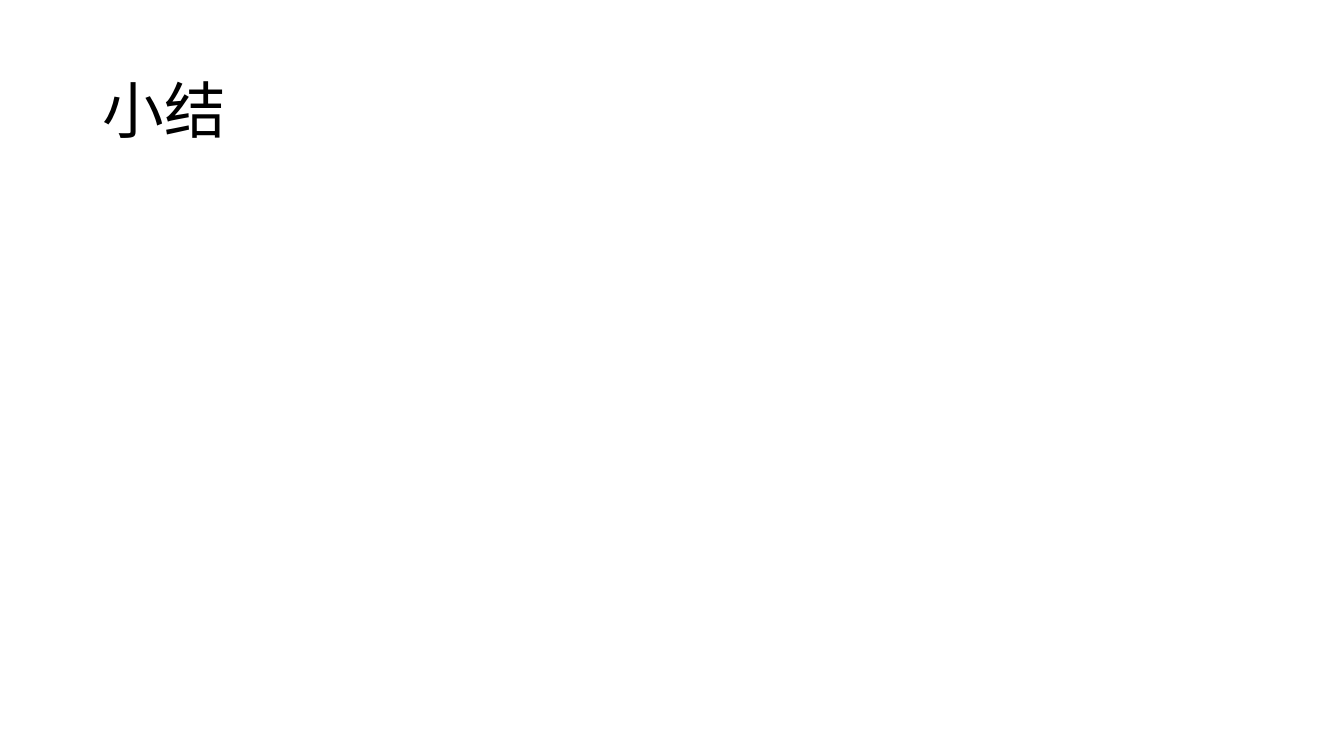
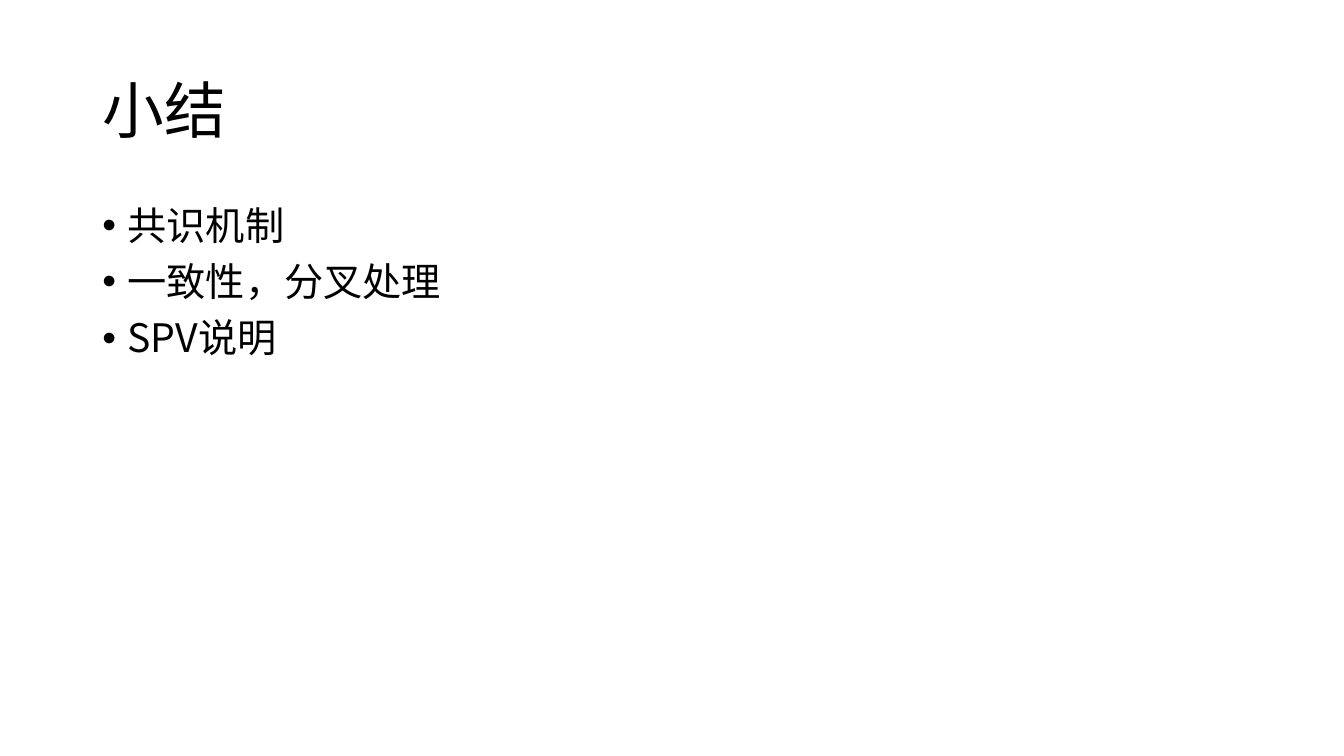
Before and after one commit to tdmm/blockchainppt, a slide deck: slide 16 of blockchain_intrduce.pptx. Drawn at 1344x756 pixels with LibreOffice and Linux fonts; fonts in the diff are those of the drawing. Boxes give left, top, right and bottom in pixels: in the first picture for what was removed or moved away, otherwise in the second. Text is boxed around its words. In the diff, an @@ line names an element or a change of style, - is before the commit and + after.

Commit message:
.123456

```diff
--- a/blockchain_intrduce.pptx
+++ b/blockchain_intrduce.pptx
@@ text added at <box>128,207,441,356</box>, 28 pt, text #000000 @@
+• 共识机制
+• 一致性，分叉处理
+• SPV说明
```
